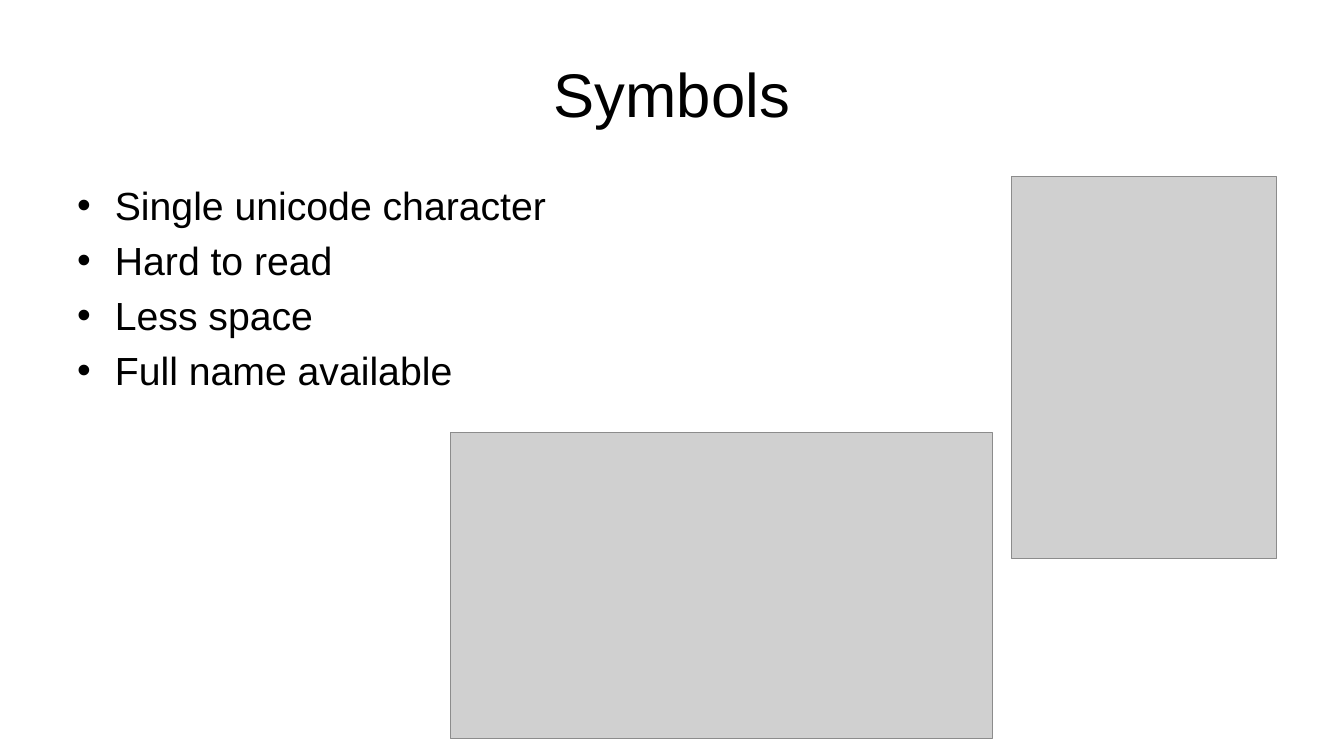
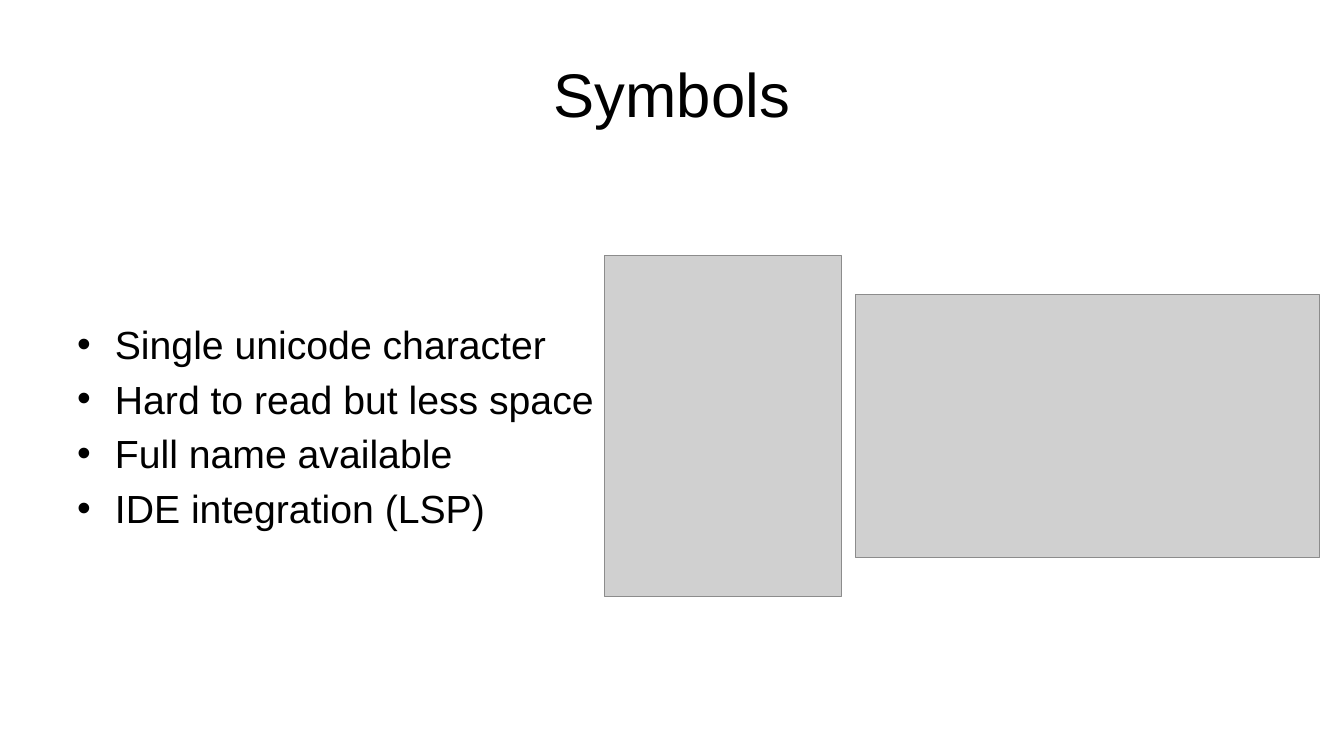
Before and after one commit to IEscher/PLM_uiua, a slide deck: slide 5 of documents/Presentation.pptx (slide 4 before the commit). Drawn at 1344x756 pixels with LibreOffice and Linux fonts; fonts in the diff are those of the drawing; grey boxes stand for pictures. Boxes give left, top, right and bottom in pixels: in the first picture for what was removed or moved away, otherwise in the second. Text is boxed around its words. In the diff, an @@ line names an element or a change of style, - is before the commit and + after.

```diff
--- a/documents/Presentation.pptx
+++ b/documents/Presentation.pptx
@@ text "Single unicode character" at (115,330,593,531): vertical alignment top to middle @@
@@ picture: place and size @@
-picture at (1012,176,1277,559)
+picture at (605,255,842,597)
@@ picture: place and size @@
-picture at (451,433,993,739)
+picture at (855,294,1320,558)
@@ text at (115,385,593,422): text changed @@
-• Hard to read
-• Less space
+• Hard to read but less space
@@ text at (115,494,485,531): paragraph added @@
+• IDE integration (LSP)
```
Also in this commit, not shown: 4 other slides changed, 1 slide added, 9 other files.
